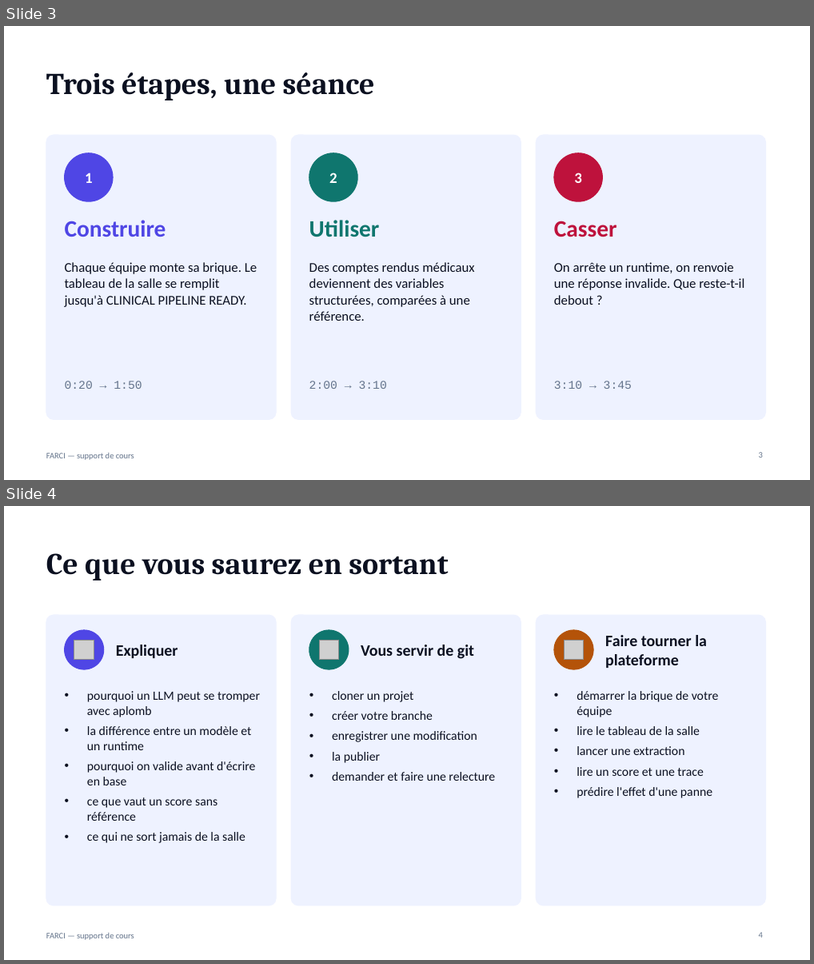
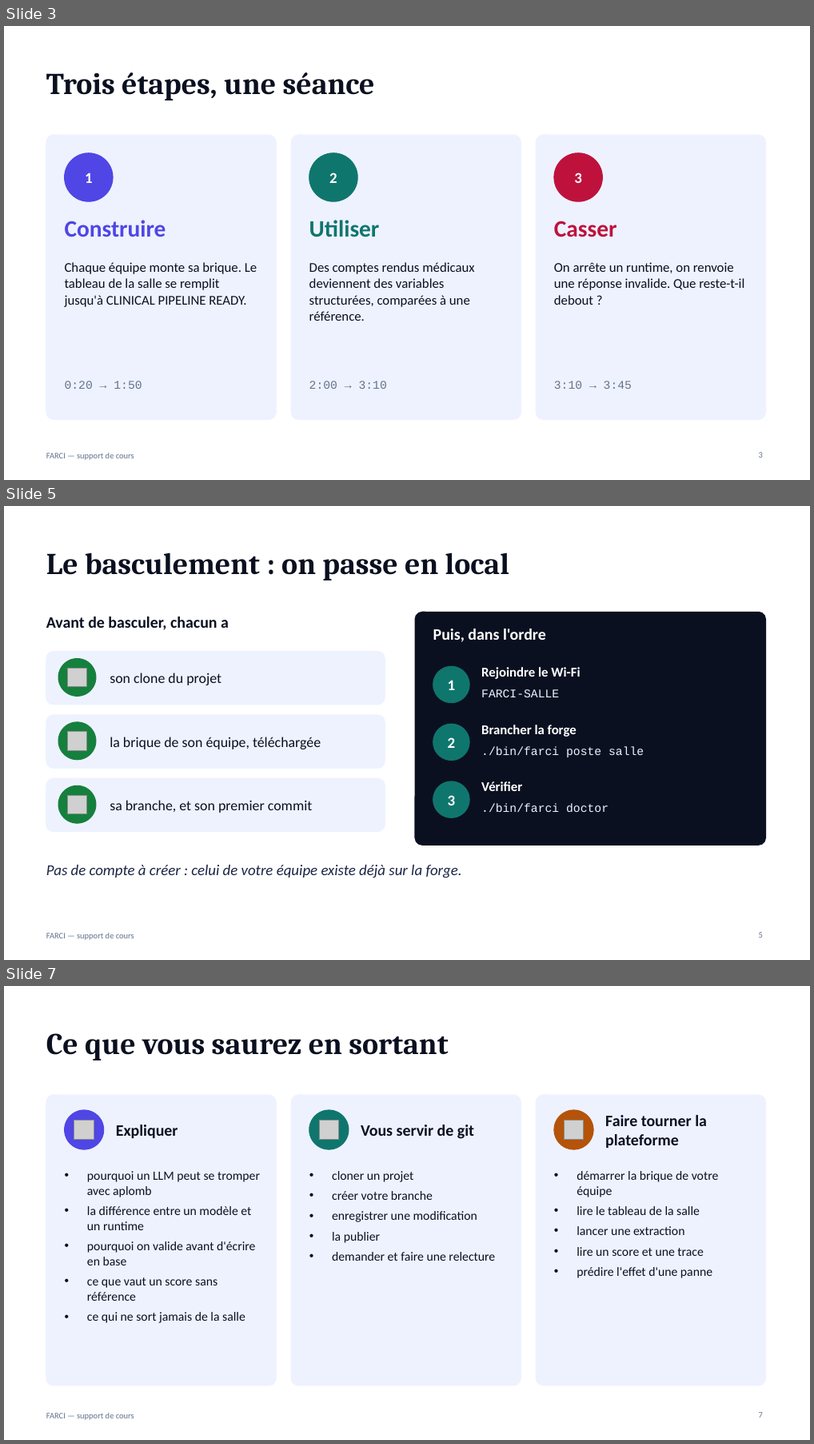
Before and after one commit to jdanion/FARCI, a slide deck: docs/support/FARCI-support-de-cours.pptx. Shown one above the other, each under a label of ours: slides 3 and 4 before the commit, slides 3, 5 and 7 after it; the slides between them are not shown. The pictures are 814x964 and 814x1444 pixels, drawn with LibreOffice and Linux fonts; fonts in the diff are those of the drawing; grey boxes stand for pictures. Boxes give left, top, right and bottom in pixels: in the first picture for what was removed or moved away, otherwise in the second. Text is boxed around its words. In the diff, an @@ line names an element or a change of style, - is before the commit and + after.

```diff
--- a/docs/support/FARCI-support-de-cours.pptx
+++ b/docs/support/FARCI-support-de-cours.pptx
@@ slide 5 added at box(4, 506, 810, 960), background #FFFFFF; not listed: 1 template element that a slide beside it also shows @@
@@ title added at box(46, 552, 510, 580), 36 pt, text #0B1020, bold @@
+Le basculement : on passe en local
@@ text added at box(46, 616, 229, 630), 19 pt, text #0B1020, bold @@
+Avant de basculer, chacun a
@@ rounded rectangle added at box(415, 612, 766, 844), fill #0B1020, outline #0B1020 1 pt @@
@@ text added at box(434, 628, 546, 642), 19 pt, text #FFFFFF, bold @@
+Puis, dans l'ordre
@@ rounded rectangle added at box(46, 651, 385, 704), fill #EEF2FF, outline #EEF2FF 1 pt @@
@@ ellipse added at box(58, 659, 96, 696), fill #15803D, outline #15803D 1 pt @@
@@ picture added at box(67, 668, 86, 686) @@
@@ text added at box(110, 672, 222, 685), 17 pt, text #0B1020 @@
+son clone du projet
@@ ellipse added at box(434, 666, 470, 703), fill #0F766E, outline #0F766E 1 pt @@
@@ text added at box(482, 667, 580, 679), 16 pt, text #FFFFFF, bold @@
+Rejoindre le Wi-Fi
@@ text added at box(448, 680, 456, 690), 18 pt, text #FFFFFF, bold @@
+1
@@ text added at box(482, 689, 559, 697), 14 pt, text #EEF2FF @@
+FARCI-SALLE
@@ rounded rectangle added at box(46, 715, 385, 768), fill #EEF2FF, outline #EEF2FF 1 pt @@
@@ ellipse added at box(58, 722, 96, 760), fill #15803D, outline #15803D 1 pt @@
@@ picture added at box(67, 732, 86, 751) @@
@@ text added at box(110, 736, 321, 749), 17 pt, text #0B1020 @@
+la brique de son équipe, téléchargée
@@ ellipse added at box(434, 724, 470, 760), fill #0F766E, outline #0F766E 1 pt @@
@@ text added at box(448, 737, 456, 748), 18 pt, text #FFFFFF, bold @@
+2
@@ text added at box(482, 724, 577, 736), 16 pt, text #FFFFFF, bold @@
+Brancher la forge
@@ text added at box(482, 746, 644, 757), 14 pt, text #EEF2FF @@
+./bin/farci poste salle
@@ rounded rectangle added at box(46, 778, 385, 832), fill #EEF2FF, outline #EEF2FF 1 pt @@
@@ ellipse added at box(58, 785, 96, 823), fill #15803D, outline #15803D 1 pt @@
@@ ellipse added at box(434, 781, 470, 817), fill #0F766E, outline #0F766E 1 pt @@
@@ text added at box(482, 781, 522, 791), 16 pt, text #FFFFFF, bold @@
+Vérifier
@@ picture added at box(67, 795, 86, 814) @@
@@ text added at box(110, 800, 312, 812), 17 pt, text #0B1020 @@
+sa branche, et son premier commit
@@ text added at box(448, 795, 456, 805), 18 pt, text #FFFFFF, bold @@
+3
@@ text added at box(482, 804, 609, 812), 14 pt, text #EEF2FF @@
+./bin/farci doctor
@@ text added at box(46, 864, 462, 878), 18 pt, text #1B2445, italic @@
+Pas de compte à créer : celui de votre équipe existe déjà sur la forge.
@@ page number added at box(759, 932, 763, 937), 10 pt, text #64748B @@
+5
@@ what was slide 4 is now slide 7 @@
@@ page number at box(759, 1412, 763, 1417): text changed @@
-4
+7
```
Also in this commit, not shown: 9 slides changed, 3 other slides added, 30 other files.
